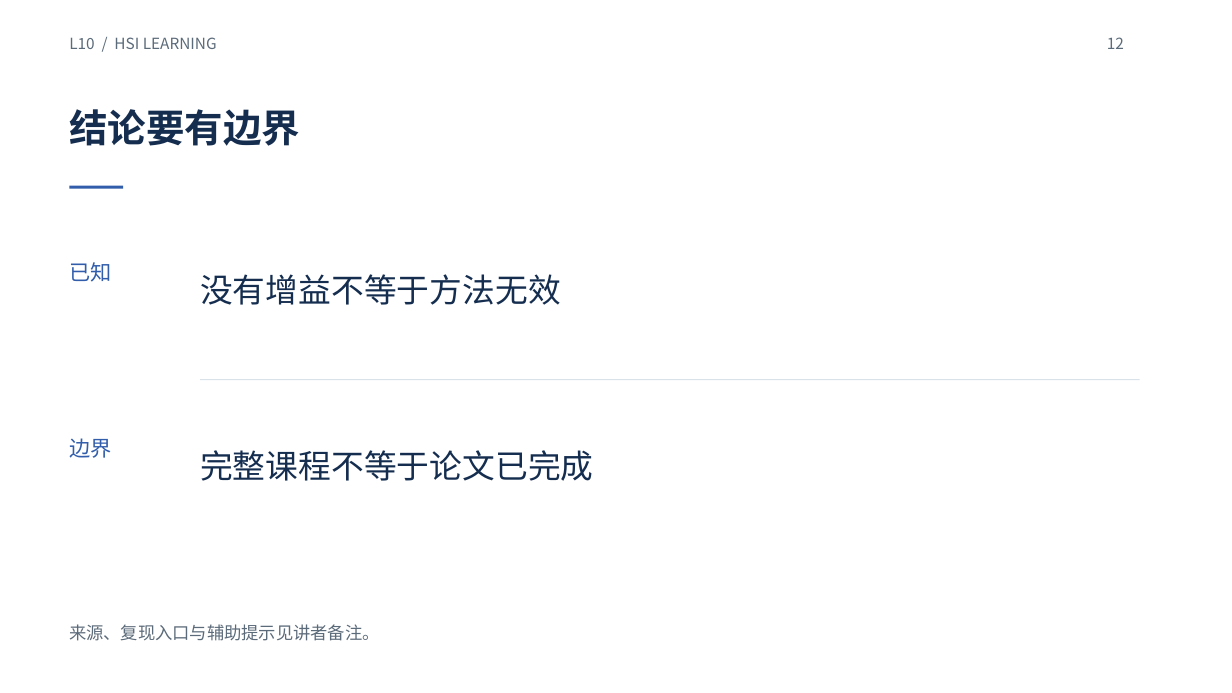
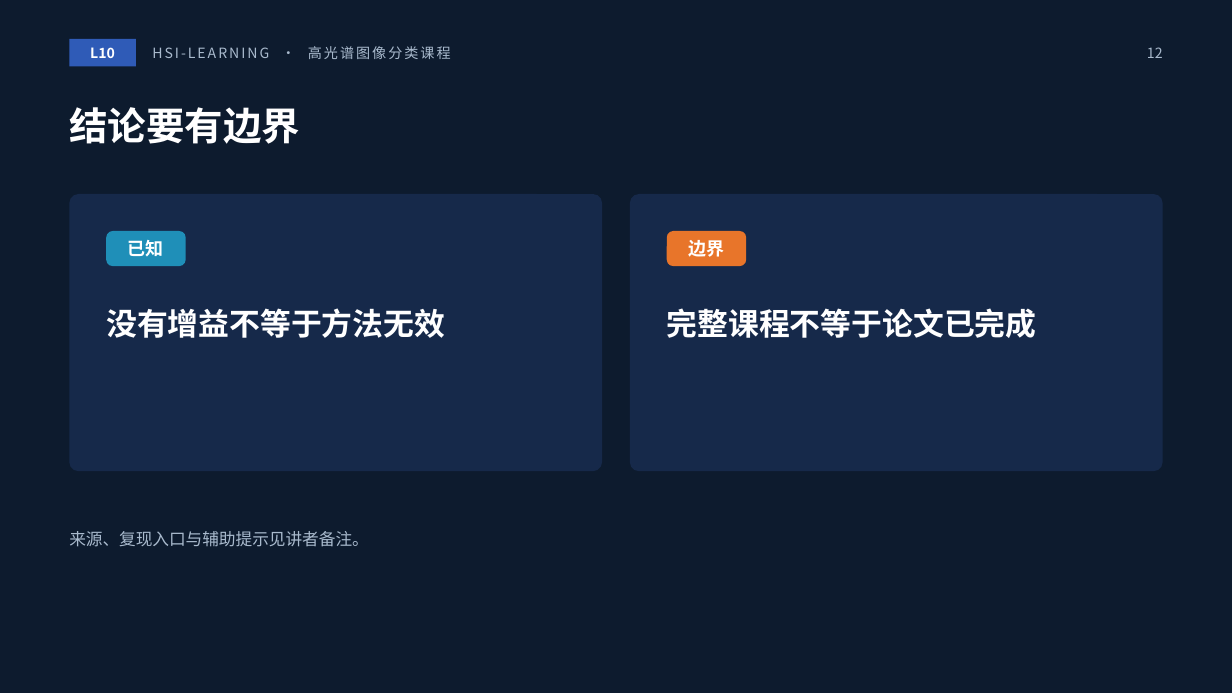
Before and after one commit to masskx/HSI-Learning, a slide deck: slide 12 of slides/decks/L10-research.pptx. Drawn at 1232x693 pixels with LibreOffice and Linux fonts; fonts in the diff are those of the drawing; background and template pictures are left out. Boxes give left, top, right and bottom in pixels: in the first picture for what was removed or moved away, otherwise in the second. Text is boxed around its words. In the diff, an @@ line names an element or a change of style, - is before the commit and + after.

```diff
--- a/slides/decks/L10-research.pptx
+++ b/slides/decks/L10-research.pptx
@@ background #FFFFFF to #0D1B2E @@
@@ text removed at (69,37,217,49) @@
-L10 / HSI LEARNING
@@ rectangle added at (69,39,136,67), fill #2F5BB7 @@
@@ text added at (90,47,115,58), 11 pt, text #FFFFFF, bold @@
+L10
@@ text added at (152,46,451,59), 11 pt, text #A9BACD @@
+HSI-LEARNING · 高光谱图像分类课程
@@ page number: place and size @@
-page number at (1107,37,1124,49)
+page number at (1147,47,1163,58)
@@ page number at (1147,47,1163,58): size 12 to 11 pt, text colour #5C6B7A to #A9BACD; alignment left to right @@
@@ title "结论要有边界" at (69,107,300,144): text colour #152E50 to #FFFFFF @@
@@ rectangle removed at (69,186,123,189) @@
@@ rounded rectangle added at (69,194,603,471), fill #16294A @@
@@ rounded rectangle added at (630,194,1164,471), fill #16294A @@
@@ text "已知": place and size @@
-text "已知" at (69,262,111,282)
+text "已知" at (128,240,164,256)
@@ text "已知" at (128,240,164,256): size 16.5 to 14 pt, text colour #315DAB to #FFFFFF, bold on; alignment left to centre @@
@@ rounded rectangle added at (106,231,186,266), fill #1F8FB8 @@
@@ text "边界" at (688,240,724,257): size 16.5 to 14 pt, text colour #315DAB to #FFFFFF, bold on; alignment left to centre @@
@@ text "边界": place and size @@
-text "边界" at (69,438,111,458)
+text "边界" at (688,240,724,257)
@@ rounded rectangle added at (667,231,747,266), fill #E8752A @@
@@ text "没有增益不等于方法无效": place and size @@
-text "没有增益不等于方法无效" at (200,274,561,305)
+text "没有增益不等于方法无效" at (106,308,445,338)
@@ text "没有增益不等于方法无效" at (106,308,445,338): size 25.5 to 24 pt, text colour #152E50 to #FFFFFF, bold on; line spacing 1 to 1.25; vertical alignment middle to top @@
@@ text "完整课程不等于论文已完成" at (667,308,1037,338): size 25.5 to 24 pt, text colour #152E50 to #FFFFFF, bold on; line spacing 1 to 1.25; vertical alignment middle to top @@
@@ text "完整课程不等于论文已完成": place and size @@
-text "完整课程不等于论文已完成" at (200,450,593,481)
+text "完整课程不等于论文已完成" at (667,308,1037,338)
@@ rectangle removed at (201,379,1141,380) @@
@@ text "来源、复现入口与辅助提示见讲者备注。": place and size @@
-text "来源、复现入口与辅助提示见讲者备注。" at (69,624,379,641)
+text "来源、复现入口与辅助提示见讲者备注。" at (69,531,369,547)
@@ text "来源、复现入口与辅助提示见讲者备注。" at (69,531,369,547): size 13.5 to 13 pt, text colour #5C6B7A to #A9BACD; vertical alignment middle to top @@
```
Also in this commit, not shown: 11 other slides changed, 20 other files.
